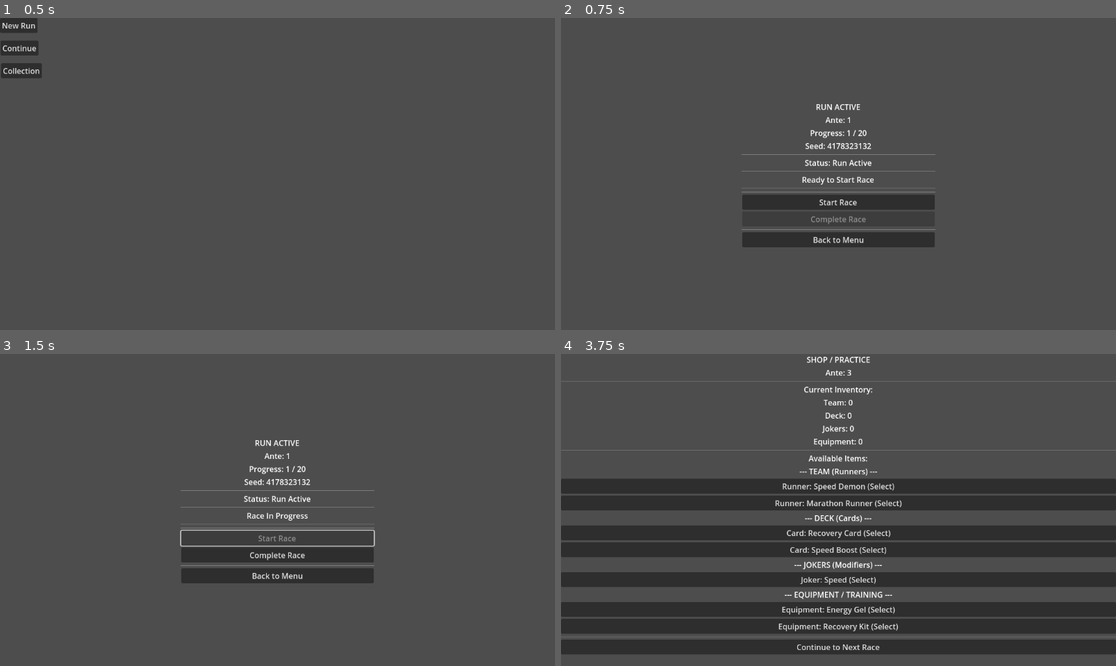
Above: before the commit, frames 1-4 (two rows, left to right).
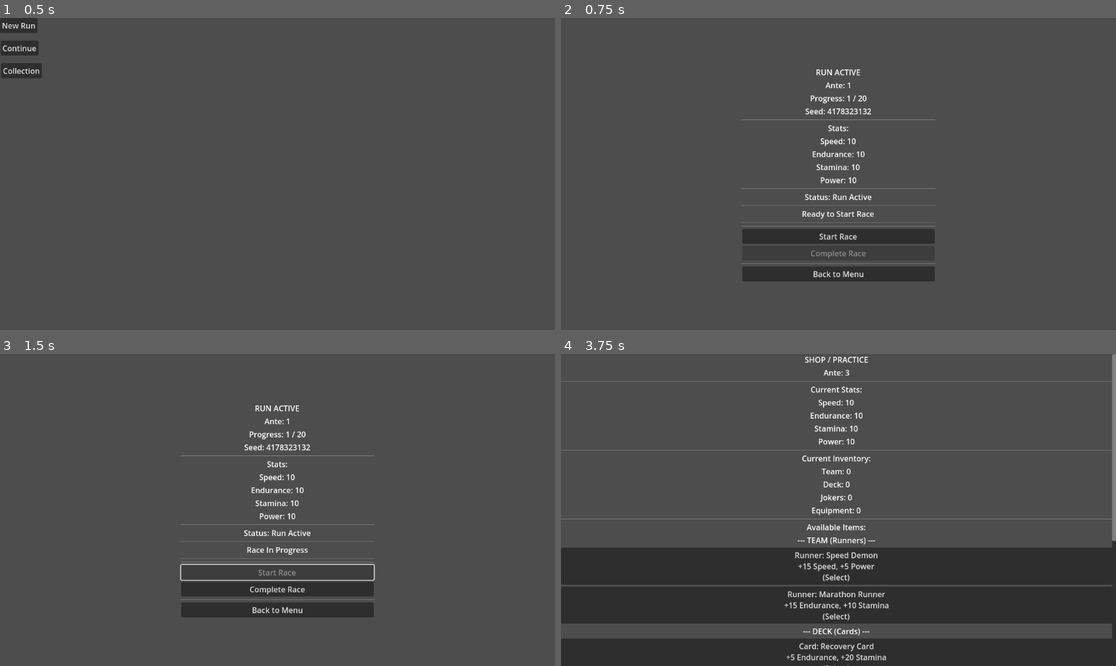
Above: after the commit, the same moments.

Repository: axmariscal/cursus
Game: Godot game, scene res://scenes/core/Main.tscn
Two runs of this game, one before a commit and one after it. Both use one fixed random seed, a clock stepped at 60 frames per second and the inputs below.
Inputs:
- Up to frame 1 (0.5 s): no input
- Up to frame 2 (0.75 s): click "New Run" at 0.5 s
- Up to frame 3 (1.5 s): click "Start Race" at 1.25 s
- Up to frame 4 (3.75 s): click "Complete Race" at 2 s; click "Start Race" at 2.75 s; click "Complete Race" at 3.5 s

Frame 1 is identical in both runs. In frame 2, 6.0% of the frame differs, in the area x 32-68%, y 16-85%; in frame 3, 7.3%; in frame 4, 35%, in the area x 0-100%, y 0-100%.

Commit message:
Add stats display to Shop and Run scenes
Enhanced the ShopScene and Run scene by adding labels to display player stats including Speed, Endurance, Stamina, and Power. Updated the GameManager to calculate total stats based on items and team composition. Improved the Shop script to format and show item effects. This update provides players with better visibility of their current stats during gameplay.

Diff:
--- a/scenes/core/ShopScene.tscn
+++ b/scenes/core/ShopScene.tscn
@@ -36,6 +36,34 @@
 horizontal_alignment = 1
 
 [node name="HSeparator" type="HSeparator" parent="UI/ScrollContainer/VBoxContainer"]
+layout_mode = 2
+
+[node name="StatsLabel" type="Label" parent="UI/ScrollContainer/VBoxContainer"]
+layout_mode = 2
+text = "Current Stats:"
+horizontal_alignment = 1
+
+[node name="SpeedLabel" type="Label" parent="UI/ScrollContainer/VBoxContainer"]
+layout_mode = 2
+text = "Speed: 10"
+horizontal_alignment = 1
+
+[node name="EnduranceLabel" type="Label" parent="UI/ScrollContainer/VBoxContainer"]
+layout_mode = 2
+text = "Endurance: 10"
+horizontal_alignment = 1
+
+[node name="StaminaLabel" type="Label" parent="UI/ScrollContainer/VBoxContainer"]
+layout_mode = 2
+text = "Stamina: 10"
+horizontal_alignment = 1
+
+[node name="PowerLabel" type="Label" parent="UI/ScrollContainer/VBoxContainer"]
+layout_mode = 2
+text = "Power: 10"
+horizontal_alignment = 1
+
+[node name="HSeparatorStats" type="HSeparator" parent="UI/ScrollContainer/VBoxContainer"]
 layout_mode = 2
 
 [node name="InventoryLabel" type="Label" parent="UI/ScrollContainer/VBoxContainer"]
--- a/scenes/run/Run.tscn
+++ b/scenes/run/Run.tscn
@@ -48,6 +48,34 @@
 horizontal_alignment = 1
 
 [node name="HSeparator" type="HSeparator" parent="UI/VBoxContainer"]
+layout_mode = 2
+
+[node name="StatsLabel" type="Label" parent="UI/VBoxContainer"]
+layout_mode = 2
+text = "Stats:"
+horizontal_alignment = 1
+
+[node name="SpeedLabel" type="Label" parent="UI/VBoxContainer"]
+layout_mode = 2
+text = "Speed: 10"
+horizontal_alignment = 1
+
+[node name="EnduranceLabel" type="Label" parent="UI/VBoxContainer"]
+layout_mode = 2
+text = "Endurance: 10"
+horizontal_alignment = 1
+
+[node name="StaminaLabel" type="Label" parent="UI/VBoxContainer"]
+layout_mode = 2
+text = "Stamina: 10"
+horizontal_alignment = 1
+
+[node name="PowerLabel" type="Label" parent="UI/VBoxContainer"]
+layout_mode = 2
+text = "Power: 10"
+horizontal_alignment = 1
+
+[node name="HSeparatorStats" type="HSeparator" parent="UI/VBoxContainer"]
 layout_mode = 2
 
 [node name="StatusLabel" type="Label" parent="UI/VBoxContainer"]
--- a/scripts/core/GameManager.gd
+++ b/scripts/core/GameManager.gd
@@ -13,6 +13,12 @@
 
 var seed = 0             # run RNG seed
 var run_active := false
+
+# Base stats
+var base_speed := 10
+var base_endurance := 10
+var base_stamina := 10
+var base_power := 10
 
 
 func start_new_run():
@@ -30,3 +36,170 @@
 func advance_ante():
 	current_ante += 1
 	print("Advanced to ante ", current_ante)
+
+
+# Get item effect - returns a dictionary with stat bonuses
+func get_item_effect(item_name: String, category: String) -> Dictionary:
+	var effect = {
+		"speed": 0,
+		"endurance": 0,
+		"stamina": 0,
+		"power": 0,
+		"multiplier": 1.0  # For jokers
+	}
+
+	# Extract base name (remove prefix like "Runner: ", "Card: ", etc.)
+	var base_name = item_name
+	if ":" in item_name:
+		base_name = item_name.split(":")[1].strip_edges()
+
+	match category:
+		"team":
+			# Runners add base stats
+			match base_name:
+				"Sprinter", "Speed Demon":
+					effect.speed = 15
+					effect.power = 5
+				"Endurance Runner", "Marathon Runner":
+					effect.endurance = 15
+					effect.stamina = 10
+				"Sprint Specialist":
+					effect.speed = 20
+					effect.power = 10
+				_:
+					effect.speed = 10
+					effect.endurance = 10
+
+		"deck":
+			# Cards provide temporary boosts (tracked but not permanent)
+			match base_name:
+				"Speed Boost":
+					effect.speed = 10
+				"Stamina Card":
+					effect.stamina = 15
+				"Recovery Card":
+					effect.stamina = 20
+					effect.endurance = 5
+				"Pace Card":
+					effect.speed = 5
+					effect.endurance = 10
+				"Finish Strong":
+					effect.power = 15
+					effect.speed = 5
+
+		"jokers":
+			# Jokers provide multipliers or special effects
+			match base_name:
+				"Speed":
+					effect.multiplier = 1.2  # 20% speed boost
+				"Endurance":
+					effect.multiplier = 1.15  # 15% endurance boost
+				"Recovery":
+					effect.stamina = 10
+					effect.multiplier = 1.1
+				"Pace":
+					effect.speed = 5
+					effect.endurance = 5
+				"Stamina":
+					effect.stamina = 15
+
+		"equipment":
+			# Equipment provides permanent bonuses
+			match base_name:
+				"Lightweight Shoes":
+					effect.speed = 10
+					effect.power = 5
+				"Energy Gel":
+					effect.stamina = 15
+				"Training Program":
+					effect.speed = 5
+					effect.endurance = 10
+					effect.stamina = 5
+				"Recovery Kit":
+					effect.stamina = 20
+					effect.endurance = 5
+				"Performance Monitor":
+					effect.speed = 5
+					effect.endurance = 5
+					effect.stamina = 5
+					effect.power = 5
+
+	return effect
+
+
+# Calculate total stats from all items
+func get_total_speed() -> int:
+	var total = base_speed
+
+	# Add team bonuses
+	for runner in team:
+		var effect = get_item_effect(runner, "team")
+		total += effect.speed
+
+	# Add equipment bonuses
+	for equipment in shop_inventory:
+		var effect = get_item_effect(equipment, "equipment")
+		total += effect.speed
+
+	# Apply joker multipliers
+	var multiplier = 1.0
+	for joker in jokers:
+		var effect = get_item_effect(joker, "jokers")
+		if effect.multiplier > 1.0:
+			multiplier *= effect.multiplier
+		total += effect.speed
+
+	return int(total * multiplier)
+
+
+func get_total_endurance() -> int:
+	var total = base_endurance
+
+	for runner in team:
+		var effect = get_item_effect(runner, "team")
+		total += effect.endurance
+
+	for equipment in shop_inventory:
+		var effect = get_item_effect(equipment, "equipment")
+		total += effect.endurance
+
+	var multiplier = 1.0
+	for joker in jokers:
+		var effect = get_item_effect(joker, "jokers")
+		if effect.multiplier > 1.0:
+			multiplier *= effect.multiplier
+		total += effect.endurance
+
+	return int(total * multiplier)
+
+
+func get_total_stamina() -> int:
+	var total = base_stamina
+
+	for runner in team:
+		var effect = get_item_effect(runner, "team")
+		total += effect.stamina
+
+	for equipment in shop_inventory:
+		var effect = get_item_effect(equipment, "equipment")
+		total += effect.stamina
+
+	for joker in jokers:
+		var effect = get_item_effect(joker, "jokers")
+		total += effect.stamina
+
+	return total
+
+
+func get_total_power() -> int:
+	var total = base_power
+
+	for runner in team:
+		var effect = get_item_effect(runner, "team")
+		total += effect.power
+
+	for equipment in shop_inventory:
+		var effect = get_item_effect(equipment, "equipment")
+		total += effect.power
+
+	return total
--- a/scripts/core/Shop.gd
+++ b/scripts/core/Shop.gd
@@ -10,6 +10,10 @@
 		category = item_category
 
 @onready var ante_label: Label = $UI/ScrollContainer/VBoxContainer/AnteLabel
+@onready var speed_label: Label = $UI/ScrollContainer/VBoxContainer/SpeedLabel
+@onready var endurance_label: Label = $UI/ScrollContainer/VBoxContainer/EnduranceLabel
+@onready var stamina_label: Label = $UI/ScrollContainer/VBoxContainer/StaminaLabel
+@onready var power_label: Label = $UI/ScrollContainer/VBoxContainer/PowerLabel
 @onready var team_count_label: Label = $UI/ScrollContainer/VBoxContainer/TeamCountLabel
 @onready var deck_count_label: Label = $UI/ScrollContainer/VBoxContainer/DeckCountLabel
 @onready var jokers_count_label: Label = $UI/ScrollContainer/VBoxContainer/JokersCountLabel
@@ -36,6 +40,14 @@
 
 func _update_display() -> void:
 	ante_label.text = "Ante: %d" % GameManager.current_ante
+
+	# Update stats
+	speed_label.text = "Speed: %d" % GameManager.get_total_speed()
+	endurance_label.text = "Endurance: %d" % GameManager.get_total_endurance()
+	stamina_label.text = "Stamina: %d" % GameManager.get_total_stamina()
+	power_label.text = "Power: %d" % GameManager.get_total_power()
+
+	# Update inventory counts
 	team_count_label.text = "Team: %d" % GameManager.team.size()
 	deck_count_label.text = "Deck: %d" % GameManager.deck.size()
 	jokers_count_label.text = "Jokers: %d" % GameManager.jokers.size()
@@ -120,9 +132,35 @@
 func _display_items_in_container(container: VBoxContainer, items: Array[Item]) -> void:
 	for item in items:
 		var button = Button.new()
-		button.text = item.name + " (Select)"
+
+		# Get item effect to display
+		var effect = GameManager.get_item_effect(item.name, item.category)
+		var effect_text = _format_effect_text(effect)
+
+		button.text = item.name + "\n" + effect_text + "\n(Select)"
 		button.pressed.connect(_on_item_selected.bind(item))
 		container.add_child(button)
+
+
+func _format_effect_text(effect: Dictionary) -> String:
+	var parts: Array[String] = []
+
+	if effect.speed > 0:
+		parts.append("+%d Speed" % effect.speed)
+	if effect.endurance > 0:
+		parts.append("+%d Endurance" % effect.endurance)
+	if effect.stamina > 0:
+		parts.append("+%d Stamina" % effect.stamina)
+	if effect.power > 0:
+		parts.append("+%d Power" % effect.power)
+	if effect.multiplier > 1.0:
+		var percent = int((effect.multiplier - 1.0) * 100)
+		parts.append("+%d%% Multiplier" % percent)
+
+	if parts.is_empty():
+		return "No effect"
+
+	return ", ".join(parts)
 
 func _clear_containers() -> void:
 	for child in team_container.get_children():
--- a/scripts/run/Run.gd
+++ b/scripts/run/Run.gd
@@ -11,6 +11,10 @@
 @onready var ante_label: Label = $UI/VBoxContainer/AnteLabel
 @onready var progress_label: Label = $UI/VBoxContainer/ProgressLabel
 @onready var seed_label: Label = $UI/VBoxContainer/SeedLabel
+@onready var speed_label: Label = $UI/VBoxContainer/SpeedLabel
+@onready var endurance_label: Label = $UI/VBoxContainer/EnduranceLabel
+@onready var stamina_label: Label = $UI/VBoxContainer/StaminaLabel
+@onready var power_label: Label = $UI/VBoxContainer/PowerLabel
 @onready var status_label: Label = $UI/VBoxContainer/StatusLabel
 @onready var race_status_label: Label = $UI/VBoxContainer/RaceStatusLabel
 @onready var result_panel: Panel = $UI/VBoxContainer/ResultPanel
@@ -42,6 +46,12 @@
 	ante_label.text = "Ante: %d" % GameManager.current_ante
 	progress_label.text = "Progress: %d / %d" % [GameManager.current_ante, GameManager.max_ante]
 	seed_label.text = "Seed: %d" % GameManager.seed
+
+	# Update stats
+	speed_label.text = "Speed: %d" % GameManager.get_total_speed()
+	endurance_label.text = "Endurance: %d" % GameManager.get_total_endurance()
+	stamina_label.text = "Stamina: %d" % GameManager.get_total_stamina()
+	power_label.text = "Power: %d" % GameManager.get_total_power()
 
 	if GameManager.run_active:
 		status_label.text = "Status: Run Active"
